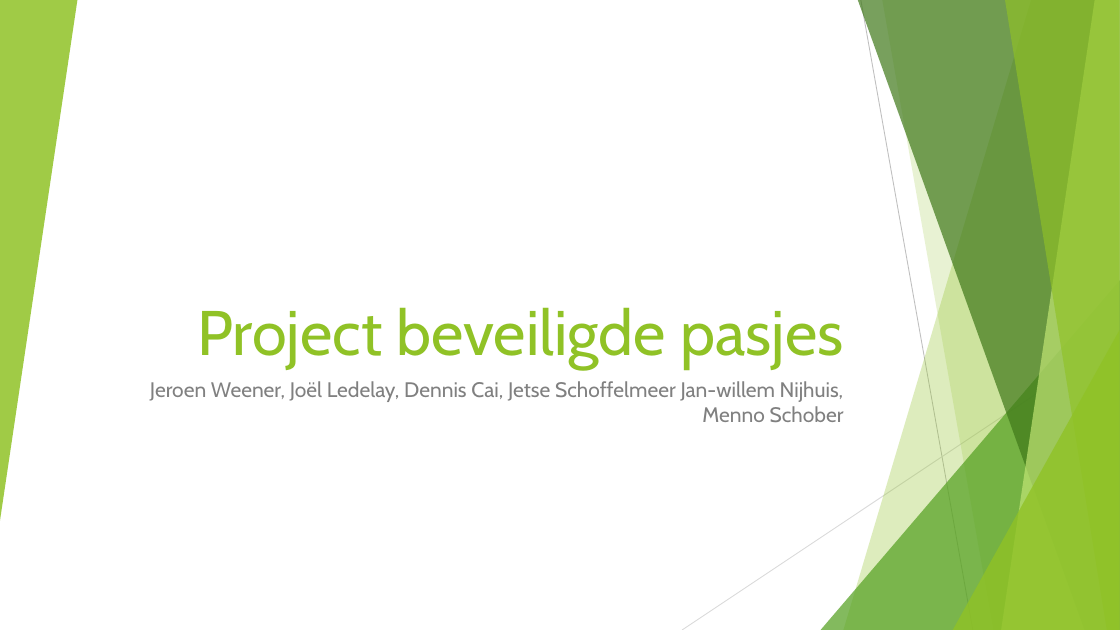
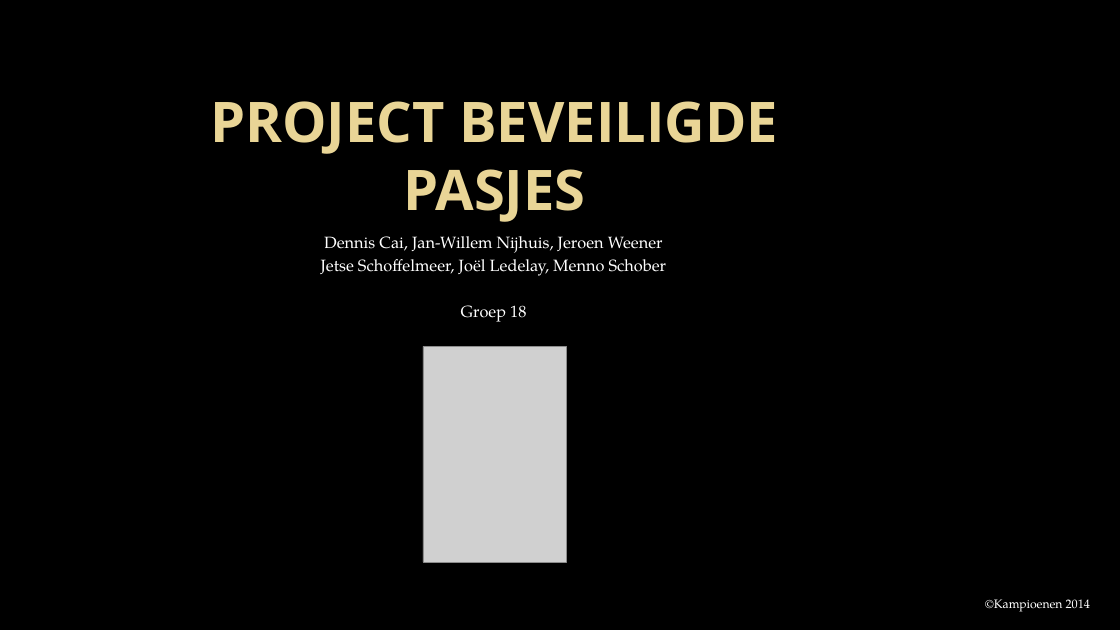
Before and after one commit to Projectgroep-18/Beveiligde-Pasjes, a slide deck: slide 1 of presentatie/Project beveiligde pasjes.pptx. Drawn at 1120x630 pixels with LibreOffice and Linux fonts; fonts in the diff are those of the drawing; grey boxes stand for pictures; background and template pictures are left out. Boxes give left, top, right and bottom in pixels: in the first picture for what was removed or moved away, otherwise in the second. Text is boxed around its words. In the diff, an @@ line names an element or a change of style, - is before the commit and + after.

```diff
--- a/presentatie/Project beveiligde pasjes.pptx
+++ b/presentatie/Project beveiligde pasjes.pptx
@@ background #FFFFFF to picture (left out) @@
@@ group removed at [0, 0, 1120, 630]: 5 freeform shapes, 3 triangles, 2 lines @@
@@ title at [210, 101, 778, 222]: text changed; size 54 to 48 pt; font Cabin to Open Sans; text colour #90C226 to gradient #EAD696 to #E7D081; bold on @@
-Project beveiligde pasjes
+PROJECT BEVEILIGDE PASJES
@@ subtitle at [321, 236, 667, 322]: text changed; size 18 to 14 pt; font Cabin to TeX Gyre Pagella; text colour #808080 to #FFFFFF @@
-Jeroen Weener, Joël Ledelay, Dennis Cai, Jetse Schoffelmeer Jan-willem Nijhuis, Menno Schober
+Dennis Cai, Jan-Willem Nijhuis, Jeroen Weener
+Jetse Schoffelmeer, Joël Ledelay, Menno Schober
+Groep 18
@@ picture added at [423, 346, 567, 562] @@
@@ text added at [985, 599, 1090, 612], 10.5 pt, text #FFFFFF @@
+©Kampioenen 2014
```
Also in this commit, not shown: 8 other slides changed, 2 slides added, 3 slides removed.
